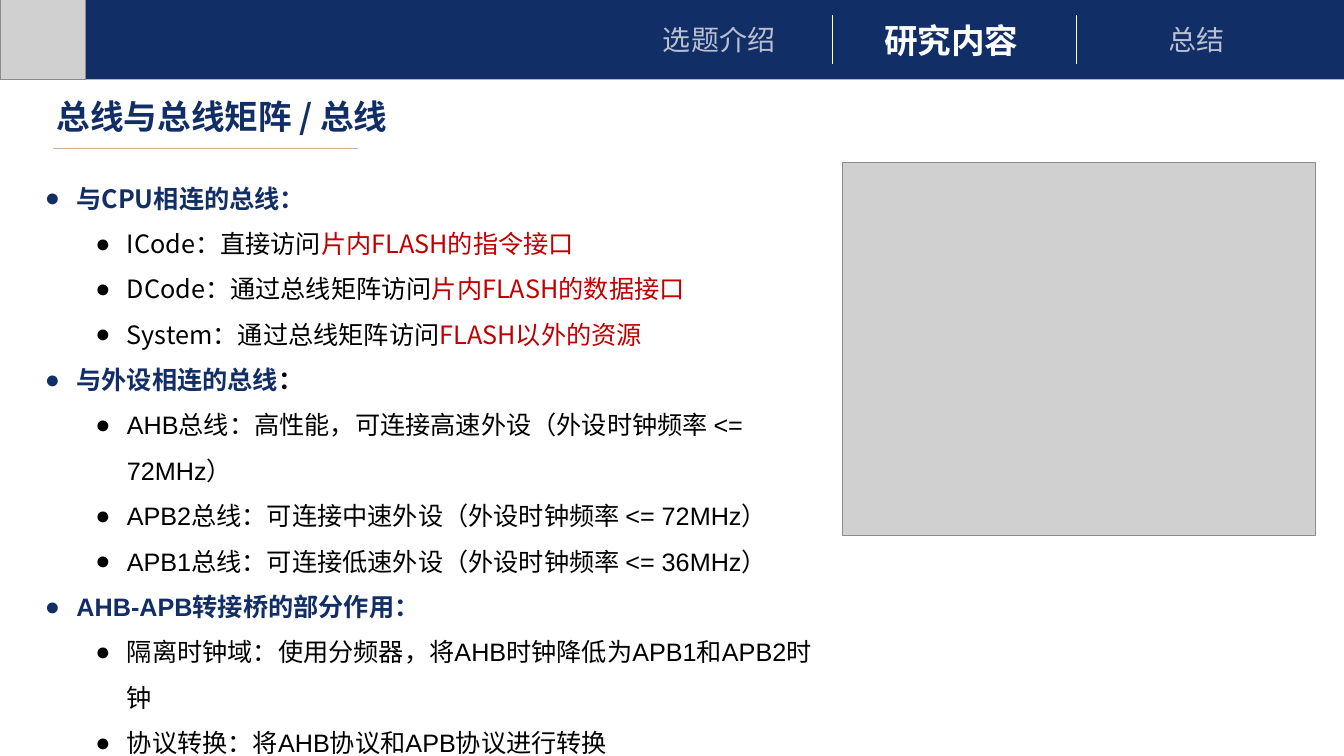
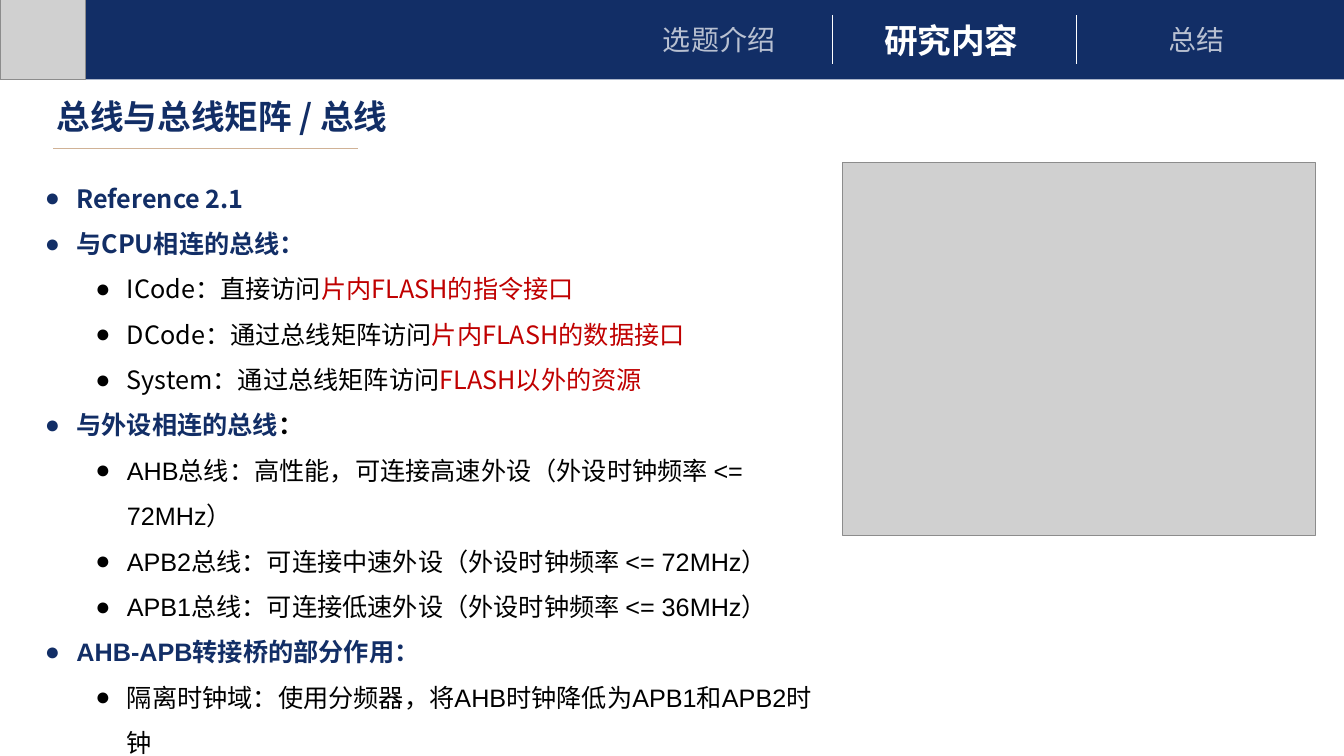
Before and after one commit to FINALxxx/UBL, a slide deck: slide 6 of UBL.pptx. Drawn at 1344x756 pixels with LibreOffice and Linux fonts; fonts in the diff are those of the drawing; grey boxes stand for pictures. Boxes give left, top, right and bottom in pixels: in the first picture for what was removed or moved away, otherwise in the second. Text is boxed around its words. In the diff, an @@ line names an element or a change of style, - is before the commit and + after.

```diff
--- a/UBL.pptx
+++ b/UBL.pptx
@@ text at bbox=[76, 187, 244, 209]: paragraph added @@
+● Reference 2.1
```
Also in this commit, not shown: 13 other slides changed, 1 slide added.
